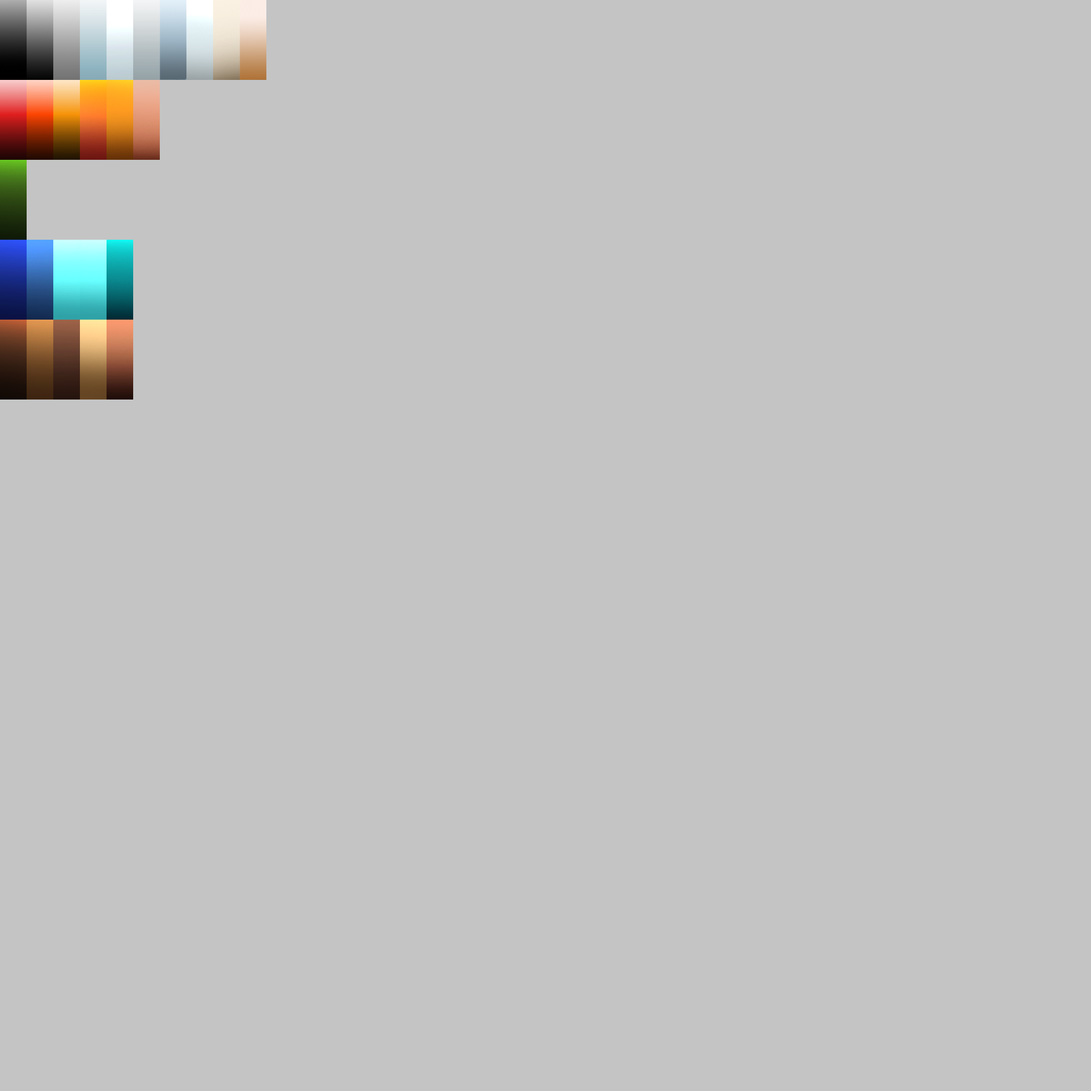
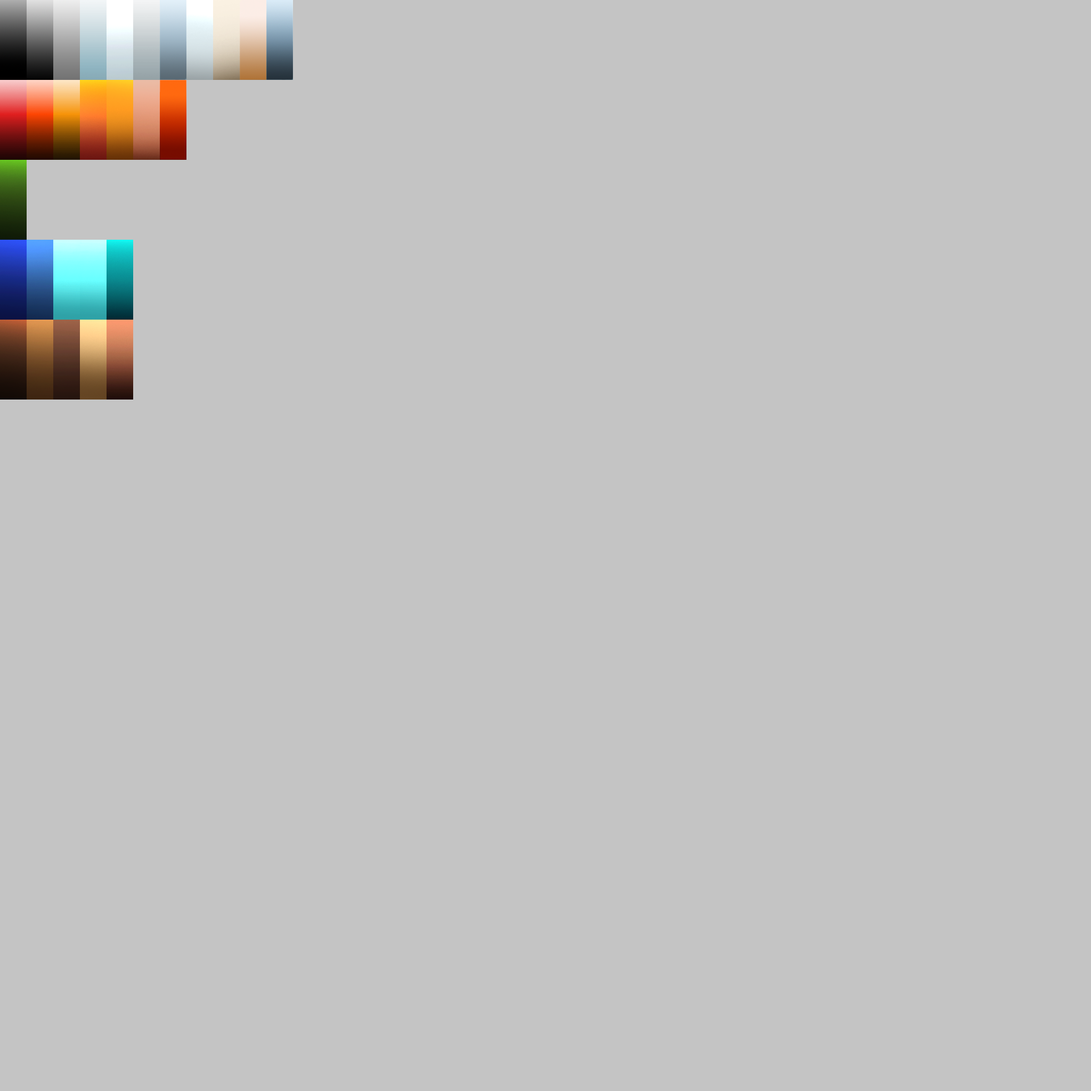
The second 1091px x 1091px image is a revision of the first. Changes to its layers:
added layer "Gradient Fill 4" (soft light) above "Layer 1 copy 26" over [266, 0, 294, 80]
added layer "Layer 1 copy 26" above "Layer 1 copy 12" over [266, 0, 294, 80]
added layer "Gradient Fill 3" above "Layer 1 copy 25" over [159, 79, 187, 160]
added layer "Layer 1 copy 25" above "Layer 1 copy" over [159, 79, 187, 160]
